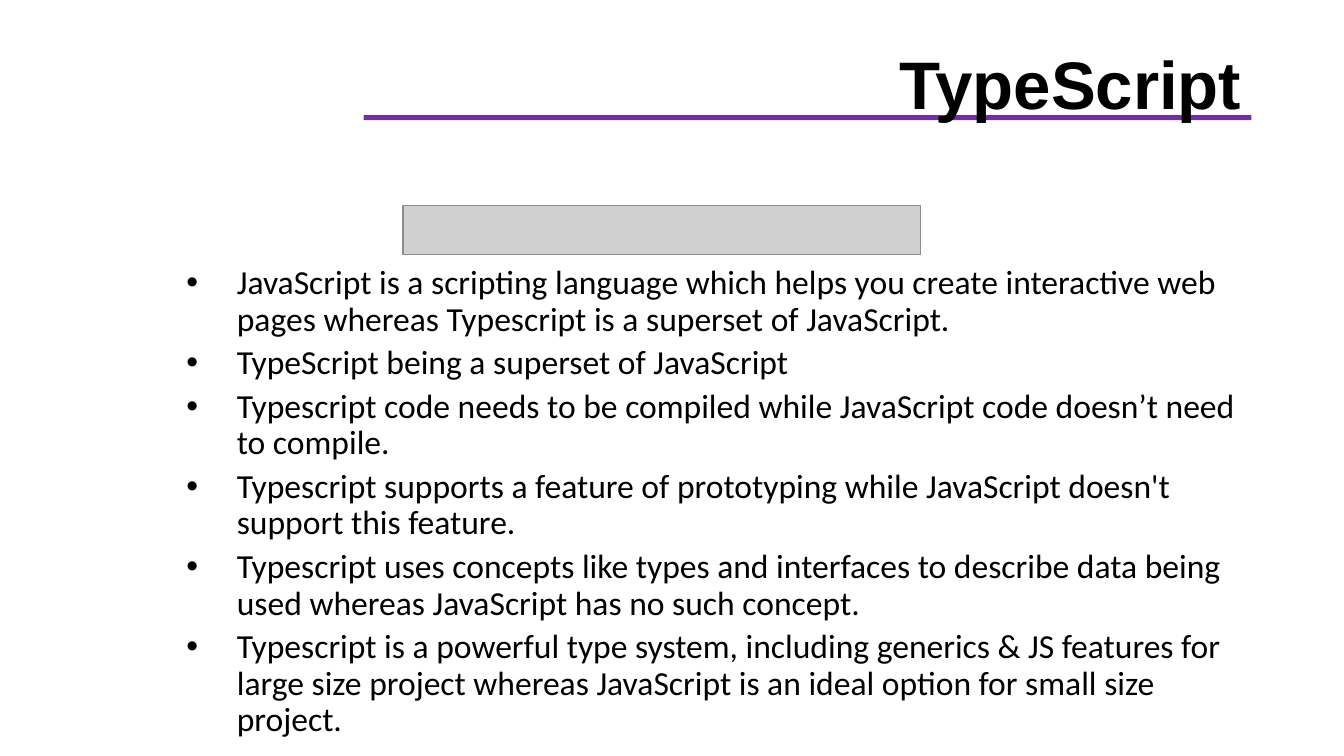
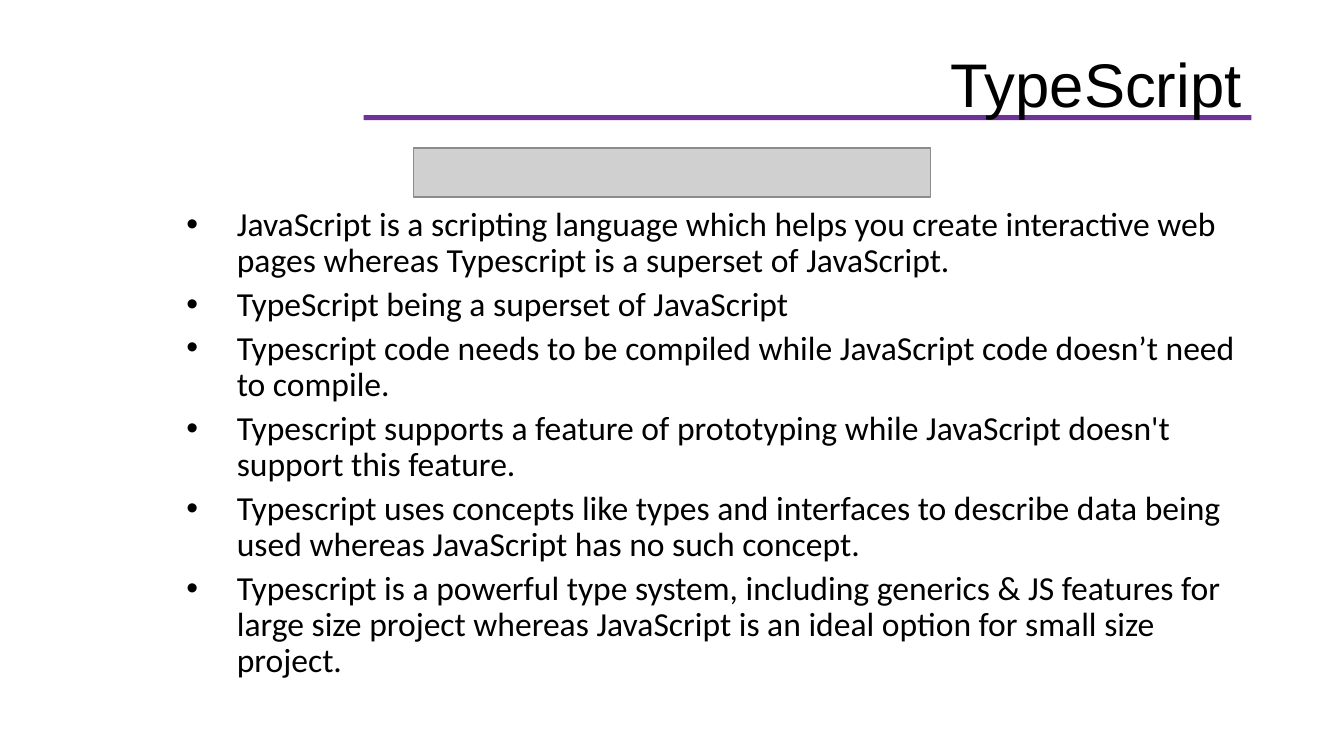
Before and after one commit to helenhash/angular-training, a slide deck: slide 25 of docs/Angular Training.pptx (slide 14 before the commit). Drawn at 1344x756 pixels with LibreOffice and Linux fonts; fonts in the diff are those of the drawing; grey boxes stand for pictures; background and template pictures are left out. Boxes give left, top, right and bottom in pixels: in the first picture for what was removed or moved away, otherwise in the second. Text is boxed around its words. In the diff, an @@ line names an element or a change of style, - is before the commit and + after.

```diff
--- a/docs/Angular Training.pptx
+++ b/docs/Angular Training.pptx
@@ title "TypeScript" at bbox=[951, 62, 1242, 119]: size 36 to 33 pt, bold off @@
@@ text "JavaScript is a scripting language ..." rewrapped from bbox=[237, 270, 1235, 701] to bbox=[237, 212, 1235, 678] @@
@@ picture: place and size @@
-picture at bbox=[403, 206, 921, 254]
+picture at bbox=[414, 148, 931, 196]
```
Also in this commit, not shown: 43 other slides changed, 9 slides added, 9 slides removed, 18 other files.
